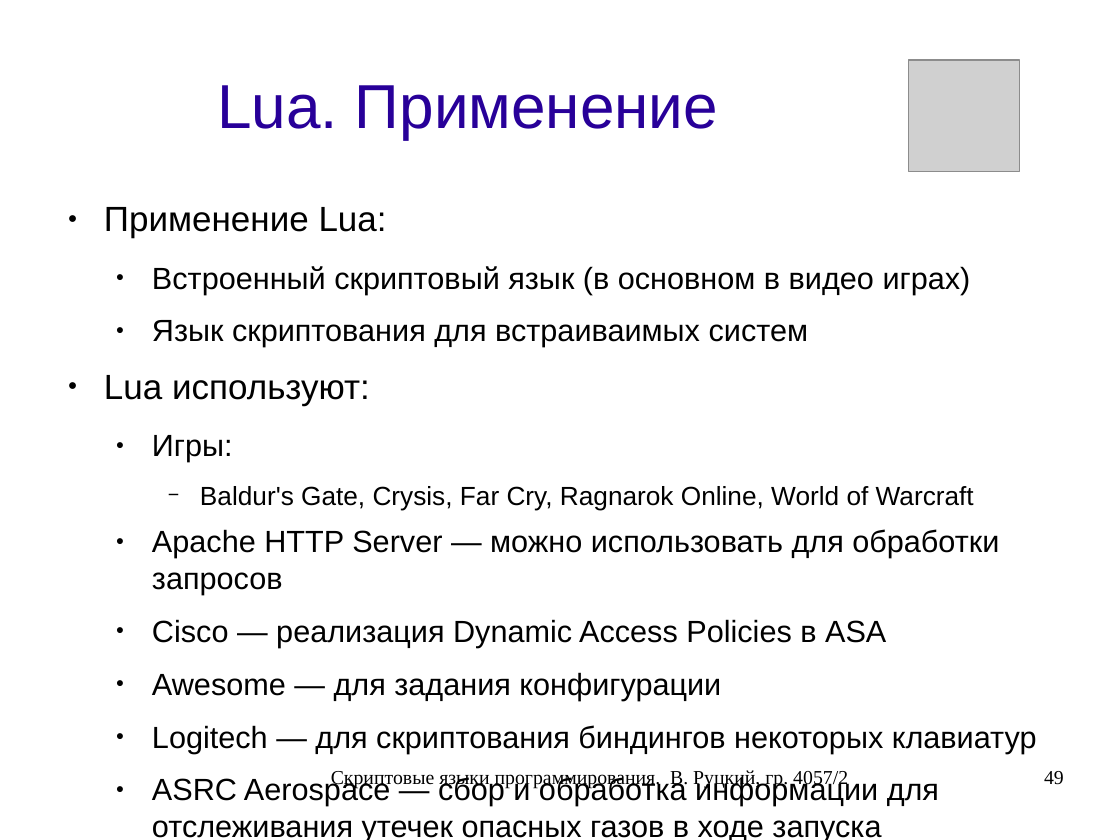
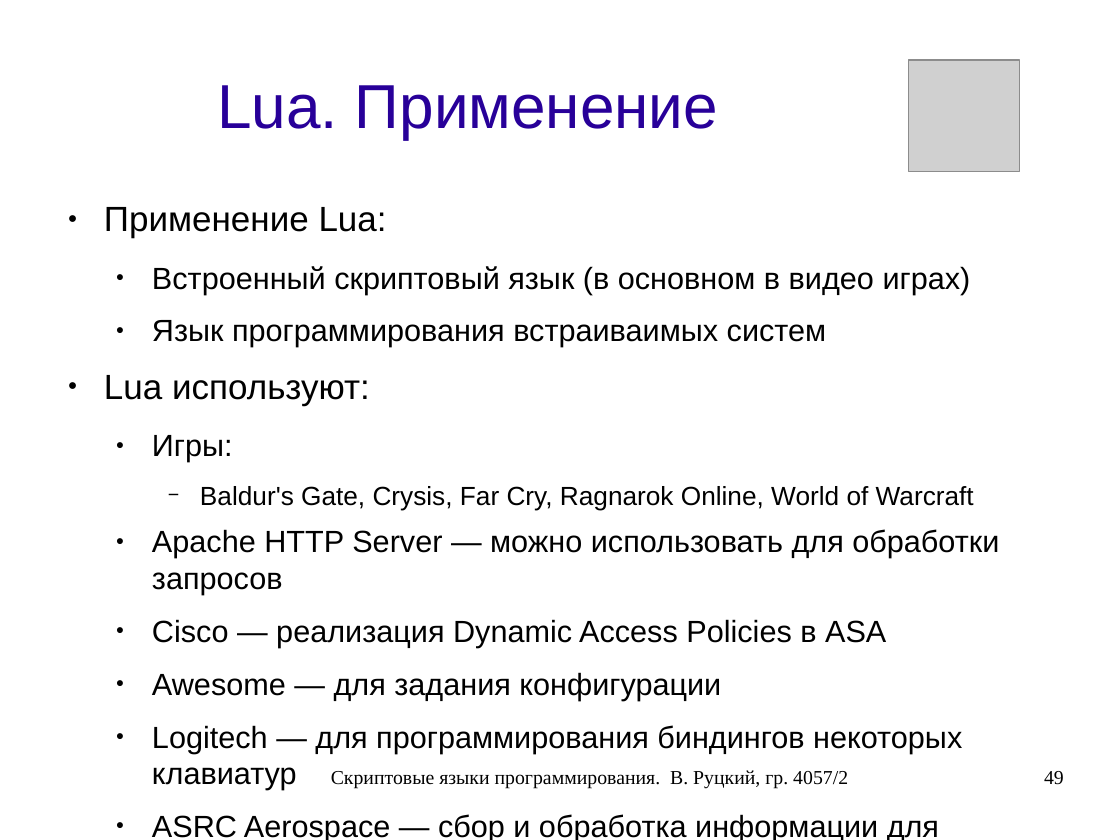
Before and after one commit to rutsky/semester07, a slide deck: slide 49 of Operation_systems/scripting_languages/40572_Rutsky_Scripting_languages.odp. Drawn at 1120x840 pixels with LibreOffice and Linux fonts; fonts in the diff are those of the drawing; grey boxes stand for pictures. Boxes give left, top, right and bottom in pixels: in the first picture for what was removed or moved away, otherwise in the second. Text is boxed around its words. In the diff, an @@ line names an element or a change of style, - is before the commit and + after.

```diff
--- a/Operation_systems/scripting_languages/40572_Rutsky_Scripting_languages.odp
+++ b/Operation_systems/scripting_languages/40572_Rutsky_Scripting_languages.odp
@@ text at (x1=152, y1=320, x2=827, y2=347): text changed @@
-  ● Язык скриптования для встраиваимых систем
+  ● Язык программирования встраиваимых систем
@@ text at (x1=152, y1=725, x2=962, y2=790): text changed @@
-  ● Logitech — для скриптования биндингов некоторых клавиатур
+  ● Logitech — для программирования биндингов некоторых клавиатур
```
Also in this commit, not shown: 4 other slides changed.
